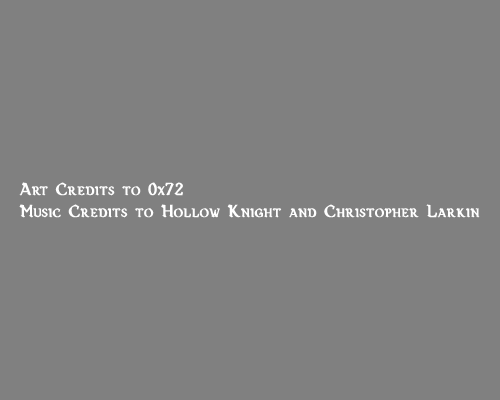
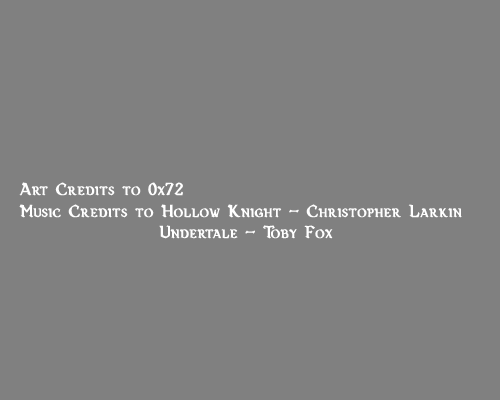
Comparing the layer stacks of the two 500px x 400px images. Changes:
painted on "Art Credits to 0x72 Music Credit" over box(159, 204, 480, 239)
